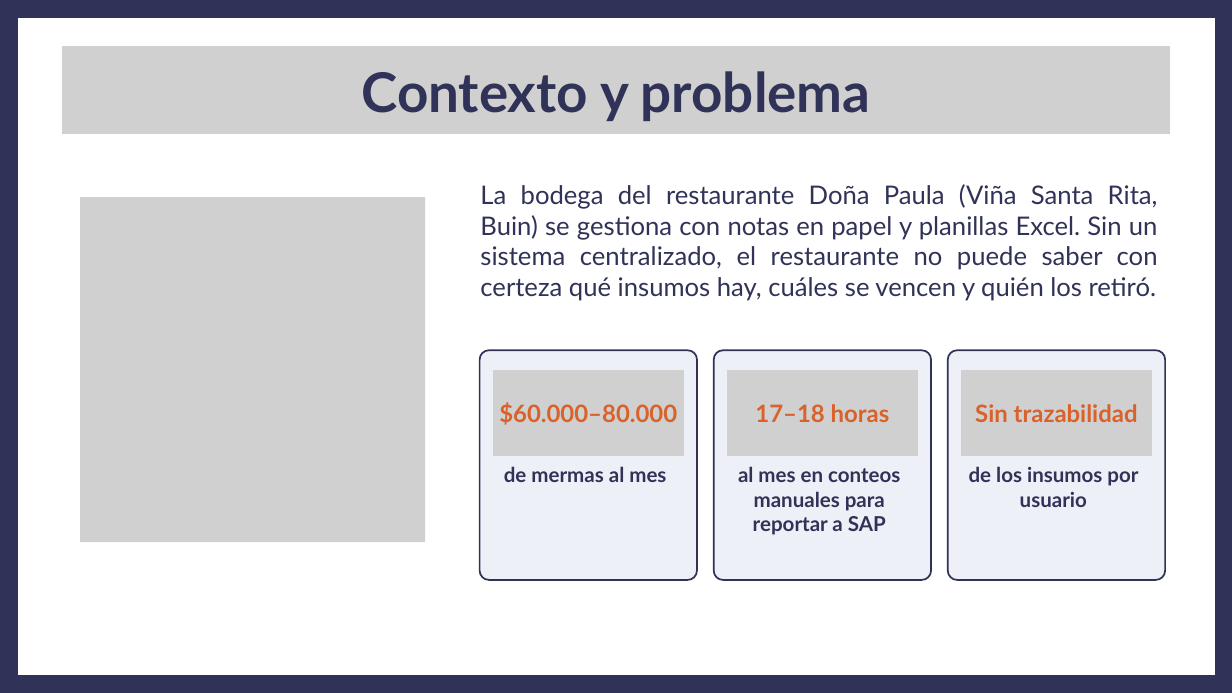
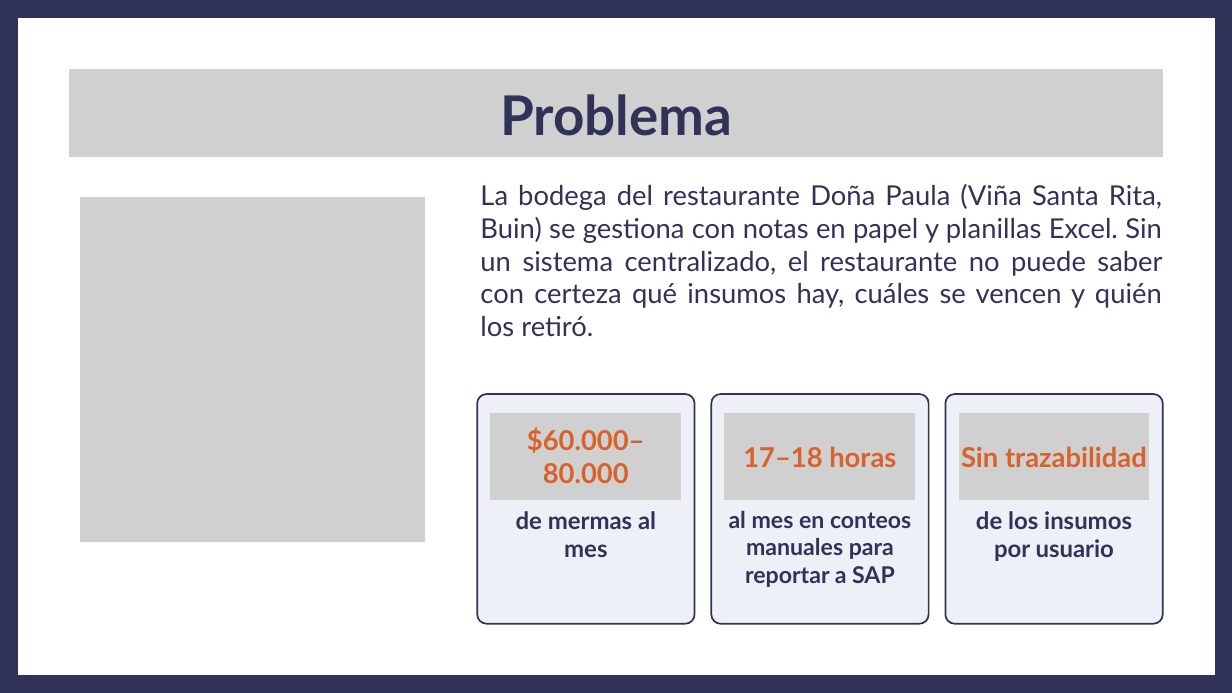
Before and after one commit to ezequielesq/SAN-BERNARDO-MALLEN-GONZALEZ-PTY4614-002D-EQUIPO-3, a slide deck: slide 2 of FASE 2/EVIDENCIAS PROYECTO/PRESENTACIÓN FASE 2 - CAPSTONE.pptx. Drawn at 1232x693 pixels with LibreOffice and Linux fonts; fonts in the diff are those of the drawing; grey boxes stand for pictures. Boxes give left, top, right and bottom in pixels: in the first picture for what was removed or moved away, otherwise in the second. Text is boxed around its words. In the diff, an @@ line names an element or a change of style, - is before the commit and + after.

```diff
--- a/FASE 2/EVIDENCIAS PROYECTO/PRESENTACIÓN FASE 2 - CAPSTONE.pptx
+++ b/FASE 2/EVIDENCIAS PROYECTO/PRESENTACIÓN FASE 2 - CAPSTONE.pptx
@@ picture: place and size @@
-picture at (62, 46, 1170, 134)
+picture at (69, 69, 1162, 157)
@@ text at (500, 94, 732, 136): text changed @@
-Contexto y problema
+Problema
@@ text "La bodega del restaurante Doña ..." at (480, 184, 1162, 336): size 30 to 32 pt; line spacing 36pt to 38.4pt @@
@@ 3 pictures, 3 texts, 2 freeform shapes: place and size @@
-3 pictures, 3 texts, 2 freeform shapes at (480, 351, 1152, 580)
+3 pictures, 3 texts, 2 freeform shapes at (477, 394, 1149, 624)
@@ size 28 to 32 pt; line spacing 33.6pt to 38.4pt in 3 elements at (961, 446, 1147, 467), (527, 427, 645, 483), (743, 446, 896, 467) @@
@@ freeform shape: place and size @@
-freeform shape at (948, 351, 1165, 580)
+freeform shape at (946, 394, 1163, 624)
@@ text "de mermas al mes" at (516, 511, 656, 557): size 24 to 28 pt; line spacing 28.8pt to 33.6pt @@
@@ text "de mermas al mes": place and size @@
-text "de mermas al mes" at (504, 466, 666, 482)
+text "de mermas al mes" at (516, 511, 656, 557)
@@ text "al mes en conteos manuales ...": place and size @@
-text "al mes en conteos manuales ..." at (738, 466, 900, 535)
+text "al mes en conteos manuales ..." at (729, 511, 911, 587)
@@ text "al mes en conteos manuales ..." at (729, 511, 911, 587): size 24 to 27 pt; line spacing 28.8pt to 32.4pt @@
@@ text "de los insumos por usuario": place and size @@
-text "de los insumos por usuario" at (969, 466, 1138, 507)
+text "de los insumos por usuario" at (976, 511, 1132, 561)
@@ text "de los insumos por usuario" at (976, 511, 1132, 561): size 24 to 28 pt; line spacing 28.8pt to 33.6pt @@
```
Also in this commit, not shown: 10 other slides changed, 19 slides added, 7 slides removed, 1 other file.
